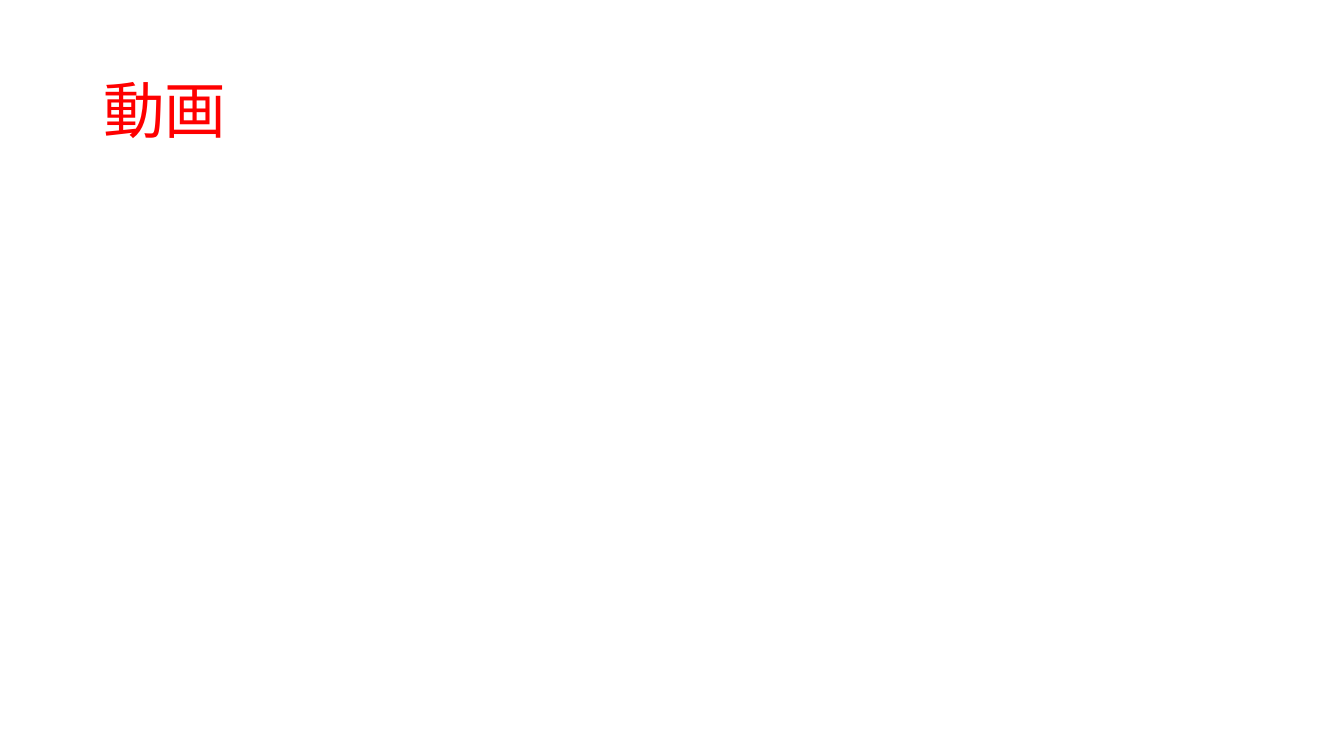
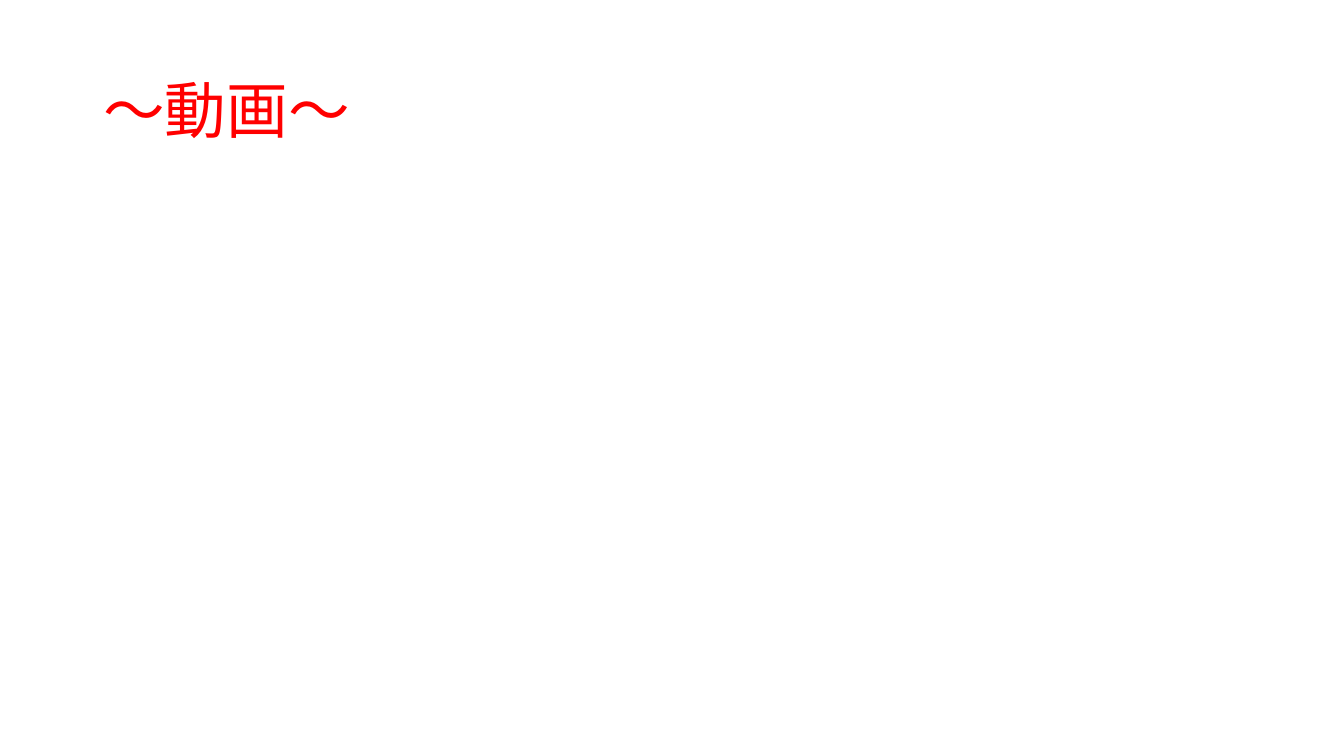
Before and after one commit to 1601323/Gameproject, a slide deck: slide 2 of AsoGameSho.pptx. Drawn at 1344x756 pixels with LibreOffice and Linux fonts; fonts in the diff are those of the drawing; background and template pictures are left out. Boxes give left, top, right and bottom in pixels: in the first picture for what was removed or moved away, otherwise in the second. Text is boxed around its words. In the diff, an @@ line names an element or a change of style, - is before the commit and + after.

```diff
--- a/AsoGameSho.pptx
+++ b/AsoGameSho.pptx
@@ title at (103, 82, 349, 138): text changed @@
-動画
+～動画～
```
Also in this commit, not shown: 5 other slides changed.
